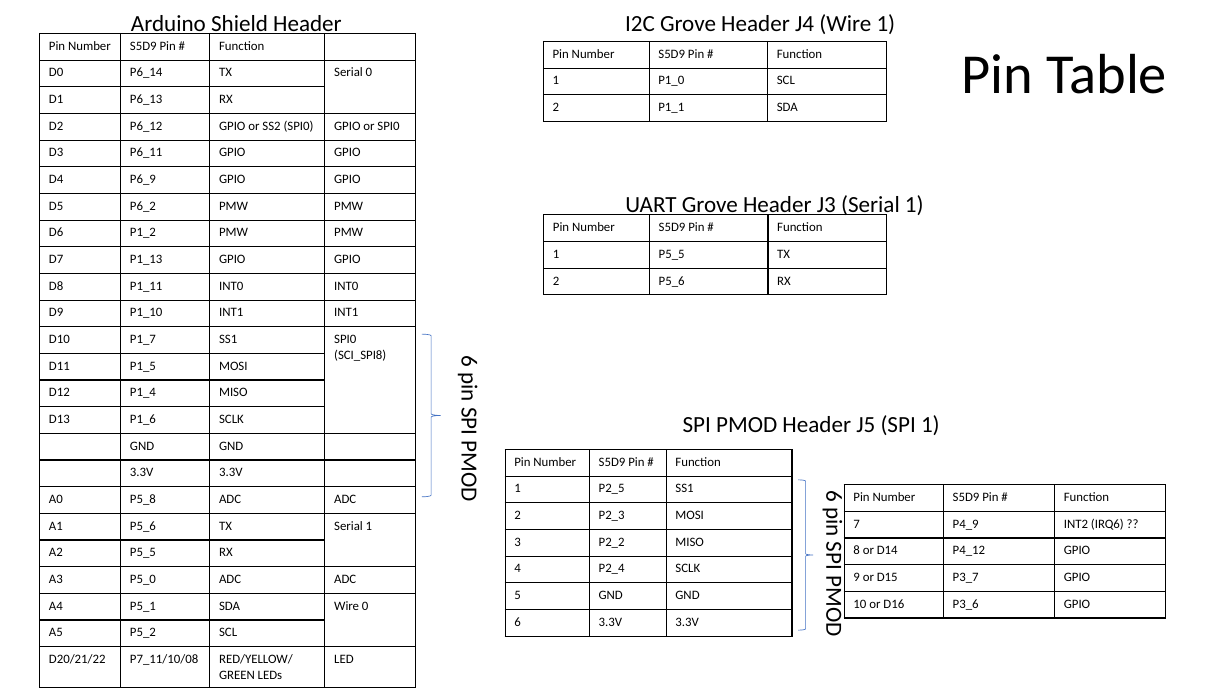
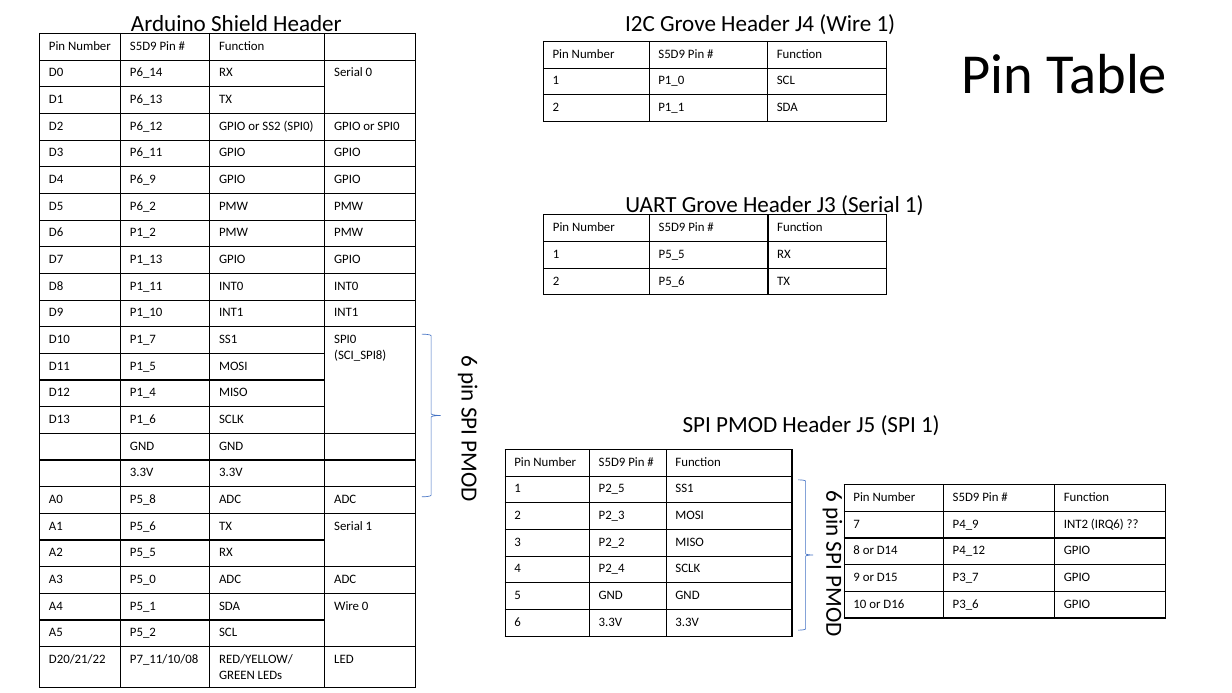
Before and after one commit to mightylastingcode/ae_cloud2_s5d9_arduino_basic_cpp_examples, a slide deck: slide 4 of AE Cloud2 S5D9 Arduino Pin and Port Summary Document.pptx. Drawn at 1232x693 pixels with LibreOffice and Linux fonts; fonts in the diff are those of the drawing. Boxes give left, top, right and bottom in pixels: in the first picture for what was removed or moved away, otherwise in the second. Text is boxed around its words. In the diff, an @@ line names an element or a change of style, - is before the commit and + after.

Commit message:
doc fix: rx/tx swapped.

```diff
--- a/AE Cloud2 S5D9 Arduino Pin and Port Summary Document.pptx
+++ b/AE Cloud2 S5D9 Arduino Pin and Port Summary Document.pptx
@@ table at [40,33,416,688] @@
-row 2, column 3: TX
+row 2, column 3: RX
-row 3, column 3: RX
+row 3, column 3: TX
@@ table at [543,215,886,552] @@
-row 2, column 3: TX
+row 2, column 3: RX
-row 3, column 3: RX
+row 3, column 3: TX
```
